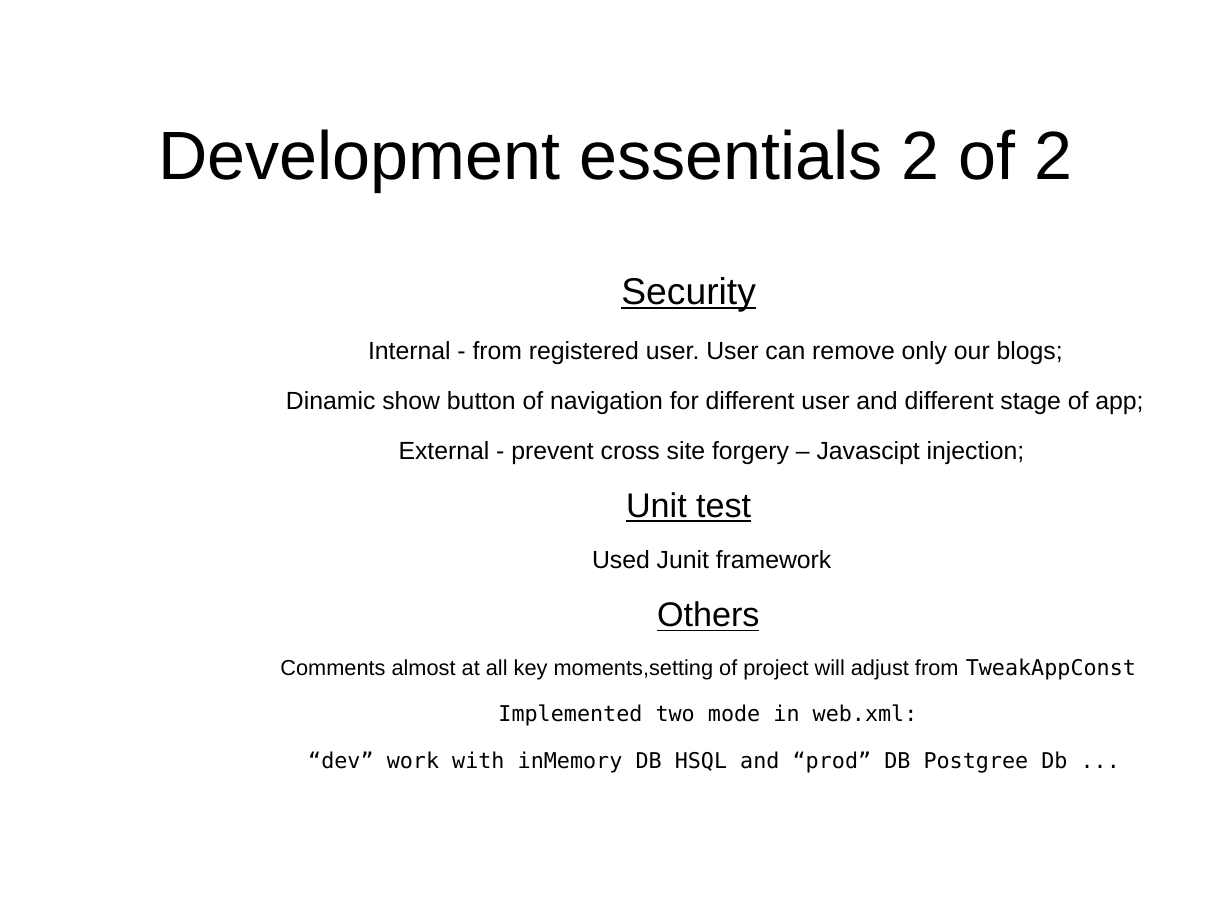
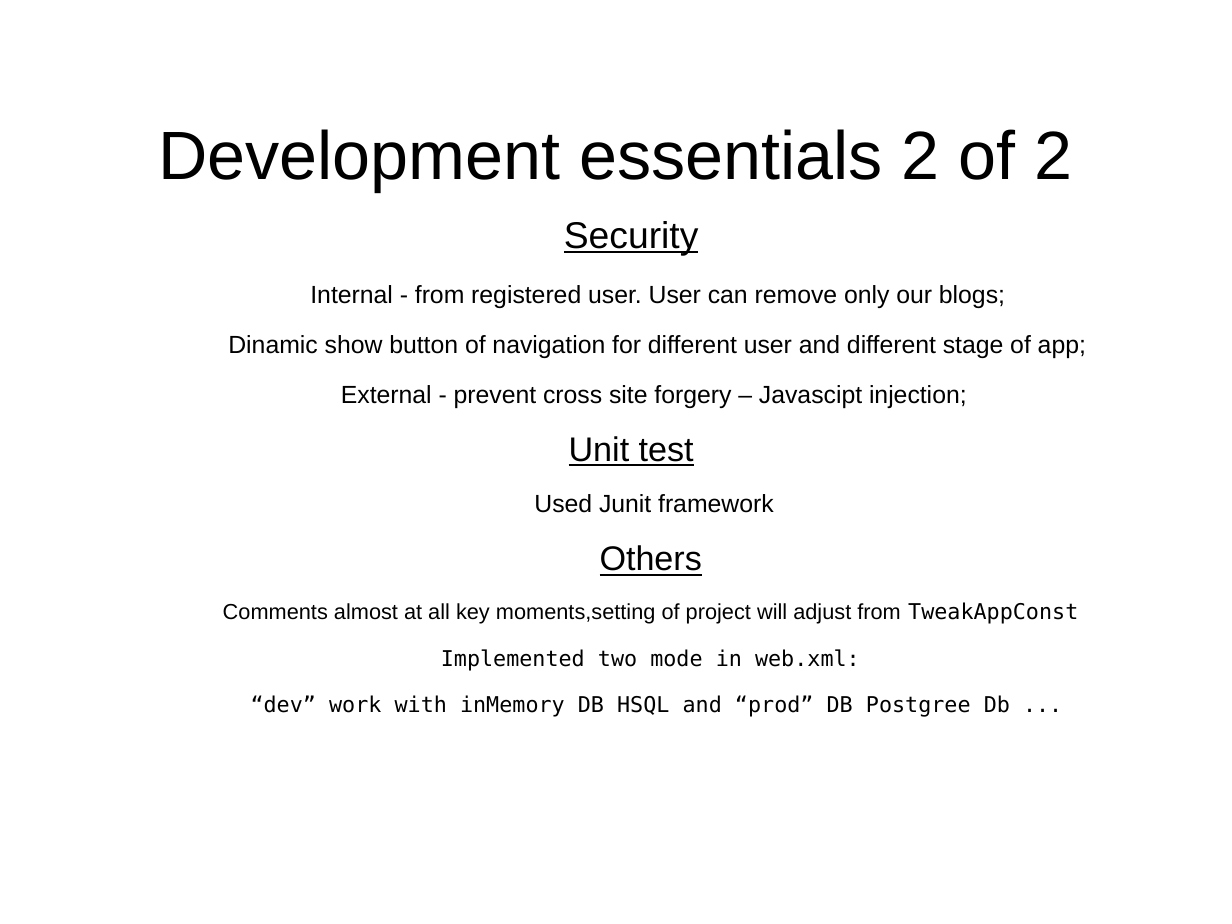
Before and after one commit to donstany/e-hub, a slide deck: slide 6 of Java_Web_Development_presentation.ppt. Drawn at 1232x924 pixels with LibreOffice and Linux fonts; fonts in the diff are those of the drawing; background and template pictures are left out. Boxes give left, top, right and bottom in pixels: in the first picture for what was removed or moved away, otherwise in the second. Text is boxed around its words. In the diff, an @@ line names an element or a change of style, - is before the commit and + after.

```diff
--- a/Java_Web_Development_presentation.ppt
+++ b/Java_Web_Development_presentation.ppt
@@ text "Security": place and size @@
-text "Security" at (280,277,1143,773)
+text "Security" at (223,221,1086,717)
```
Also in this commit, not shown: 4 other slides changed.
